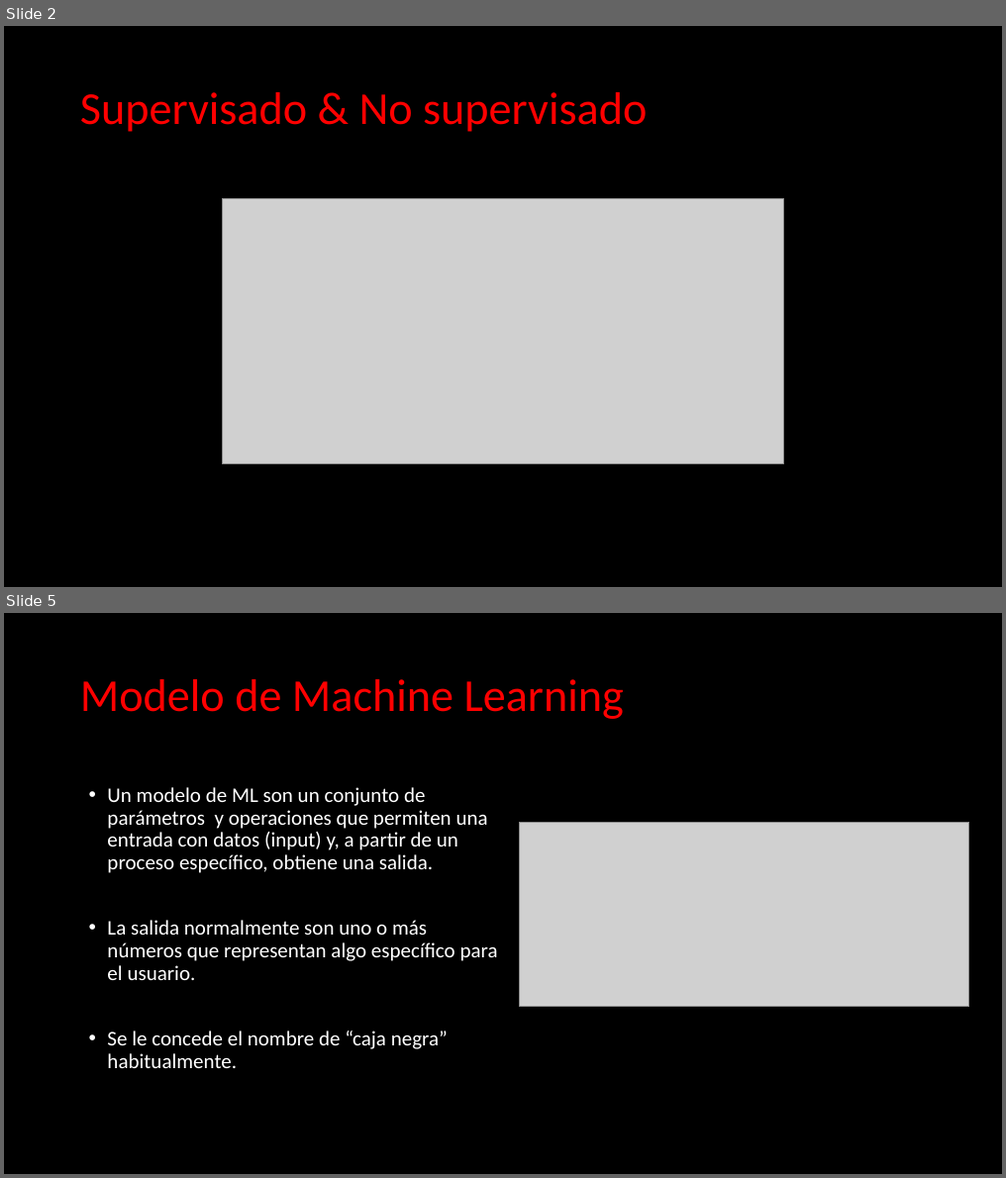
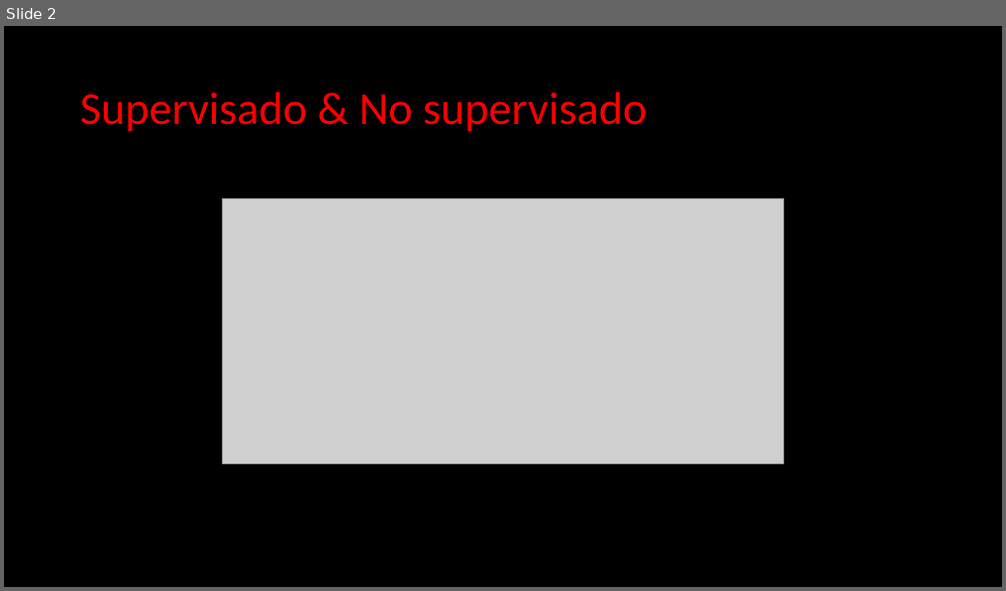
Before and after one commit to Clapiniella/data_science_jun_2020, a slide deck: week10/day4/theory/Machine Learning - Unsupervised Learning.pptx. Shown one above the other, each under a label of ours: slides 2 and 5 before the commit, slide 2 after it; the slides between them are not shown. The pictures are 1006x1178 and 1006x591 pixels, drawn with LibreOffice and Linux fonts; fonts in the diff are those of the drawing; grey boxes stand for pictures. Boxes give left, top, right and bottom in pixels: in the first picture for what was removed or moved away, otherwise in the second. Text is boxed around its words. In the diff, an @@ line names an element or a change of style, - is before the commit and + after.

```diff
--- a/week10/day4/theory/Machine Learning - Unsupervised Learning.pptx
+++ b/week10/day4/theory/Machine Learning - Unsupervised Learning.pptx
@@ slide 5 removed at (4, 613, 1002, 1174), background #000000 @@
@@ title removed at (80, 679, 624, 719) @@
-Modelo de Machine Learning
@@ text removed at (107, 787, 498, 1068) @@
-• Un modelo de ML son un conjunto de parámetros y operaciones que permiten una entrada con datos (input) y, a partir de un proceso específico, obtiene una salida.
-• La salida normalmente son uno o más números que representan algo específico para el usuario.
-• Se le concede el nombre de “caja negra” habitualmente.
@@ picture removed at (519, 822, 969, 1007) @@
```
Also in this commit, not shown: 10 slides added, 9 other slides removed, 2 other files.
